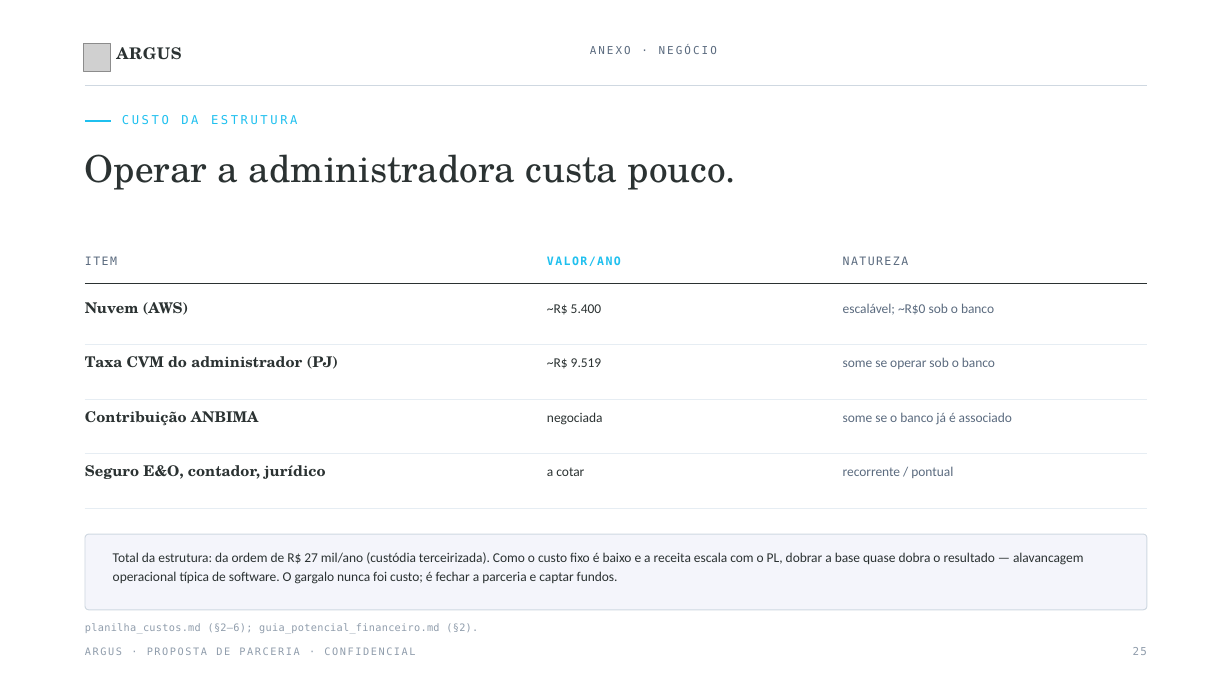
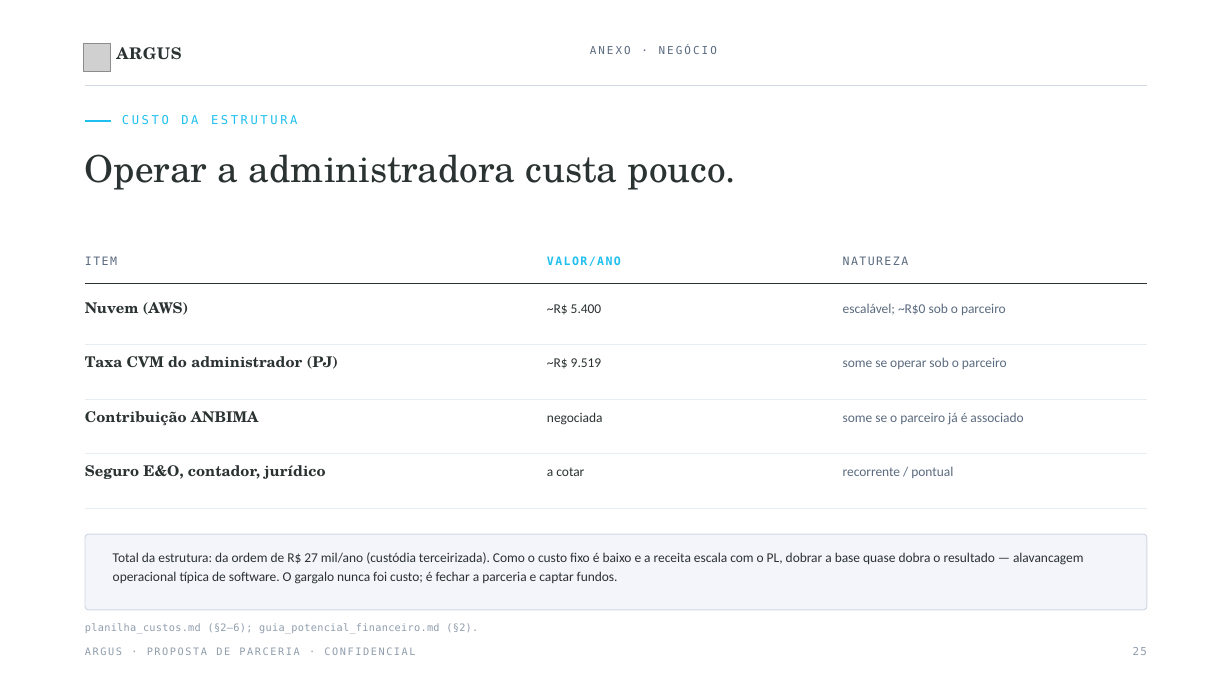
Before and after one commit to viniciuscbf/dtvm, a slide deck: slide 28 of apresentacao/Argus_Apresentacao.pptx. Drawn at 1232x693 pixels with LibreOffice and Linux fonts; fonts in the diff are those of the drawing; grey boxes stand for pictures. Boxes give left, top, right and bottom in pixels: in the first picture for what was removed or moved away, otherwise in the second. Text is boxed around its words. In the diff, an @@ line names an element or a change of style, - is before the commit and + after.

```diff
--- a/apresentacao/Argus_Apresentacao.pptx
+++ b/apresentacao/Argus_Apresentacao.pptx
@@ text at <box>843,303,1006,315</box>: text changed @@
-escalável; ~R$0 sob o banco
+escalável; ~R$0 sob o parceiro
@@ text at <box>843,357,1007,369</box>: text changed @@
-some se operar sob o banco
+some se operar sob o parceiro
@@ text at <box>843,413,1023,425</box>: text changed @@
-some se o banco já é associado
+some se o parceiro já é associado
```
Also in this commit, not shown: 3 other slides changed, 40 other files.
